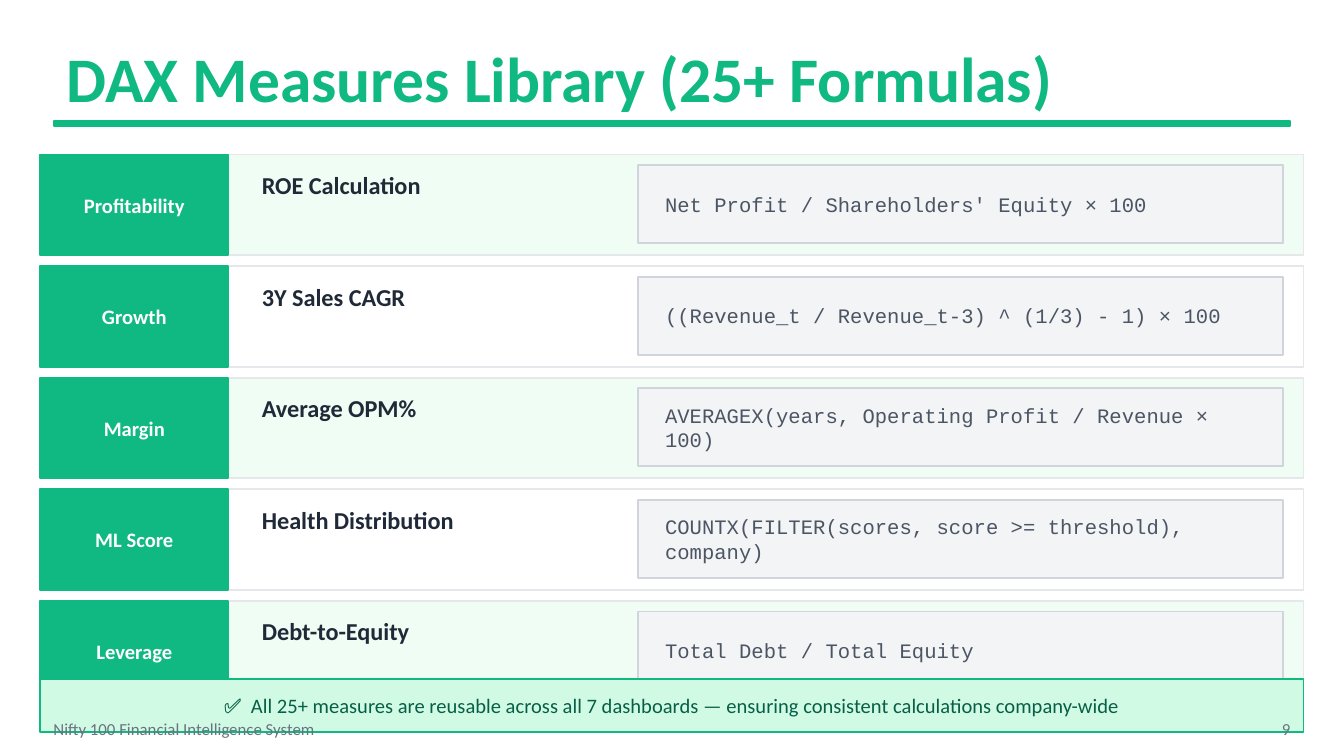
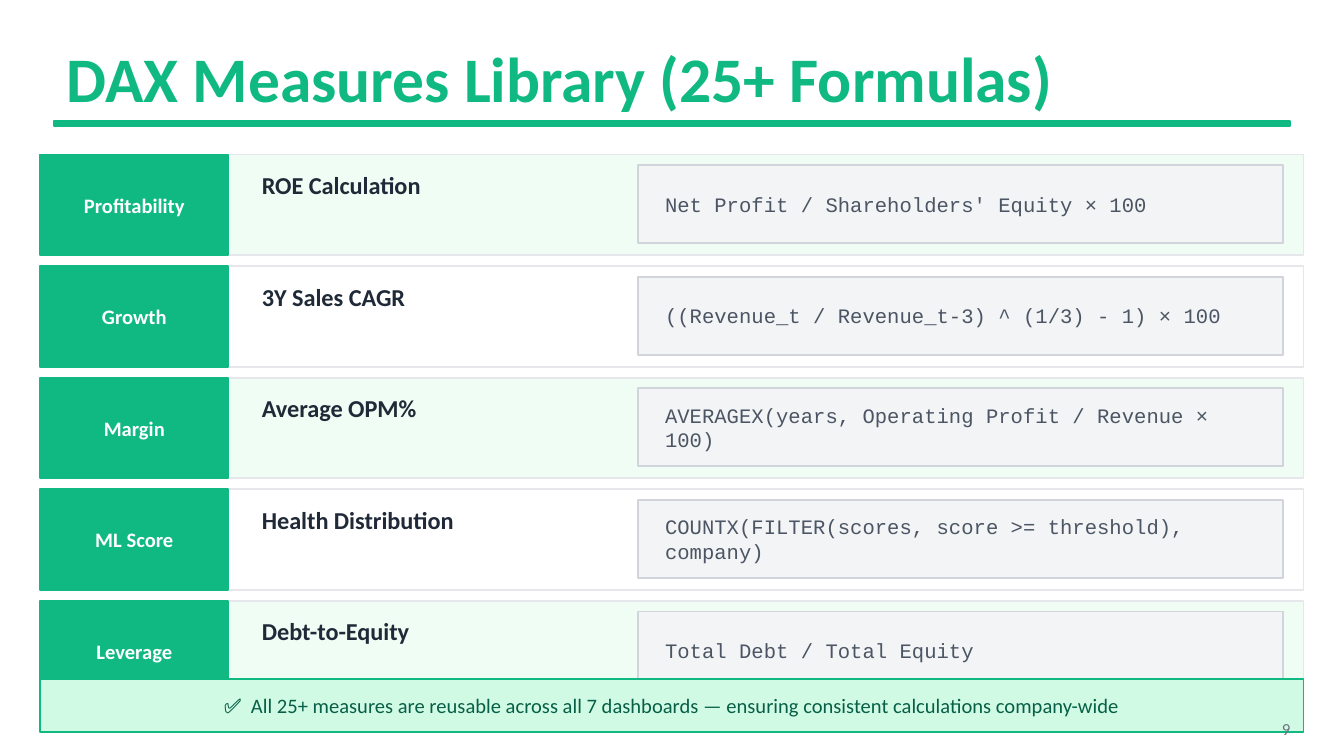
Before and after one commit to vauldyyyy/Internship, a slide deck: slide 9 of vauldandsouza_Submission/PPT_Slides/Final_Presentation.pptx. Drawn at 1344x756 pixels with LibreOffice and Linux fonts; fonts in the diff are those of the drawing. Boxes give left, top, right and bottom in pixels: in the first picture for what was removed or moved away, otherwise in the second. Text is boxed around its words. In the diff, an @@ line names an element or a change of style, - is before the commit and + after.

```diff
--- a/vauldandsouza_Submission/PPT_Slides/Final_Presentation.pptx
+++ b/vauldandsouza_Submission/PPT_Slides/Final_Presentation.pptx
@@ text removed at box(53, 723, 315, 741) @@
-Nifty 100 Financial Intelligence System
```
Also in this commit, not shown: 1 other slide changed, 2 other files.
